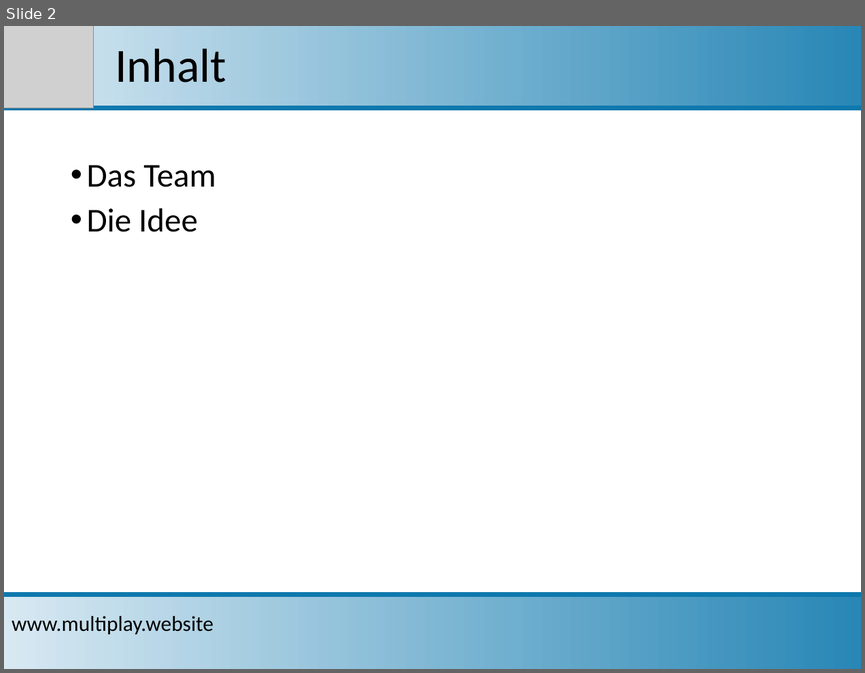
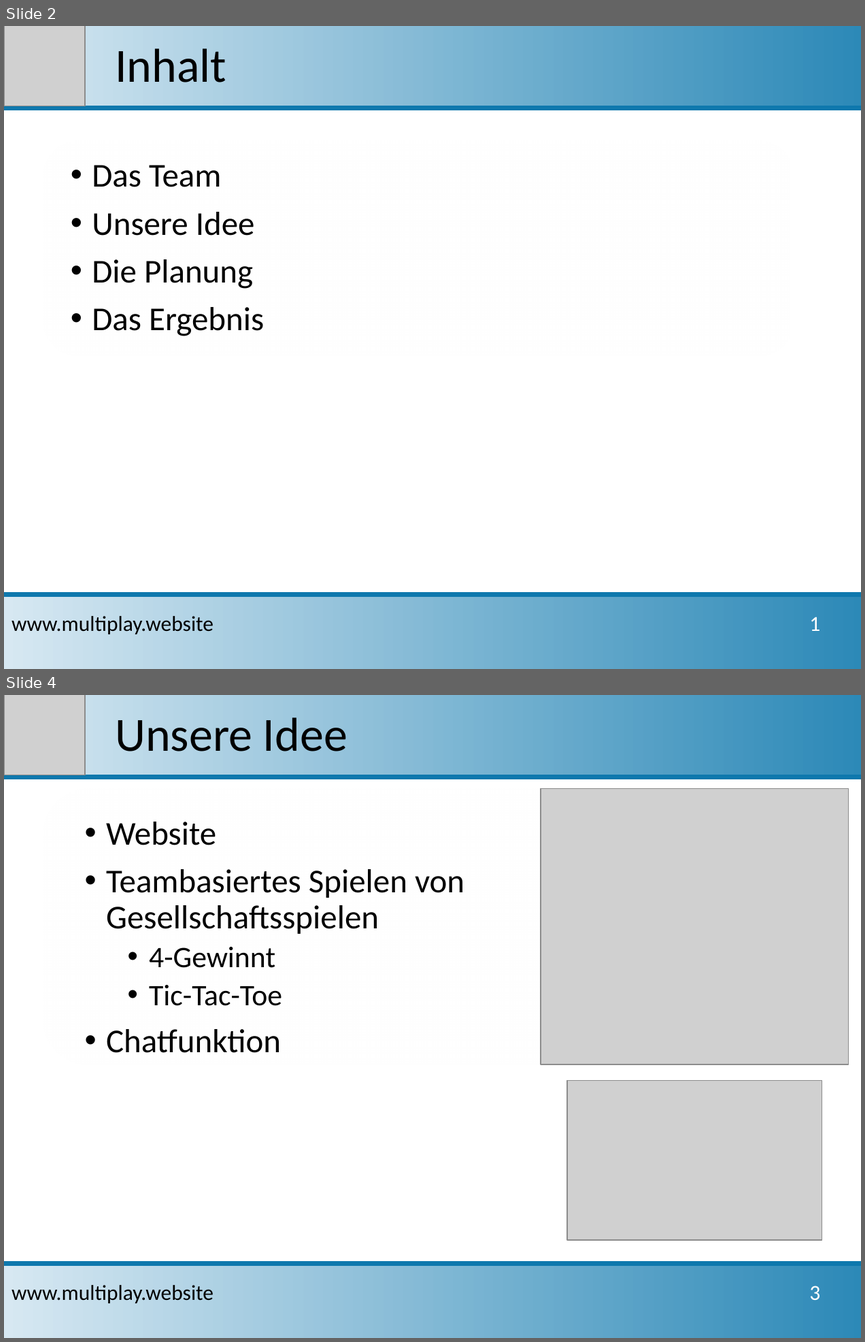
Before and after one commit to sbrinnich/MultiPlay, a slide deck: doc/Projektpraesentation_2016-11-30.pptx. Shown one above the other, each under a label of ours: slide 2 before the commit, slides 2 and 4 after it; the slides between them are not shown. The pictures are 865x673 and 865x1342 pixels, drawn with LibreOffice and Linux fonts; fonts in the diff are those of the drawing; grey boxes stand for pictures; background and template pictures are left out. Boxes give left, top, right and bottom in pixels: in the first picture for what was removed or moved away, otherwise in the second. Text is boxed around its words. In the diff, an @@ line names an element or a change of style, - is before the commit and + after.

```diff
--- a/doc/Projektpraesentation_2016-11-30.pptx
+++ b/doc/Projektpraesentation_2016-11-30.pptx
@@ slide 4 added at (4,695,861,1338), background #FFFFFF @@
@@ rectangle added at (4,695,861,777), fill gradient #F7FAFD to #0E78AD, outline #0E78AD 4 pt @@
@@ picture added at (4,695,84,775) @@
@@ title added at (115,717,347,751), 40 pt, text #000000 @@
+Unsere Idee
@@ rounded rectangle added at (43,788,794,1064), fill gradient #FFFFFF @@
@@ picture added at (541,788,848,1064) @@
@@ text added at (106,821,464,1053), 28 pt, text #000000 @@
+• Website
+• Teambasiertes Spielen von
+  Gesellschaftsspielen
+  • 4-Gewinnt
+  • Tic-Tac-Toe
+• Chatfunktion
@@ picture added at (567,1081,822,1240) @@
@@ rectangle added at (4,1263,861,1338), fill gradient #F7FAFD to #0E78AD, outline #0E78AD 4 pt @@
@@ text added at (11,1285,213,1303), 18 pt, text #000000 @@
+www.multiplay.website
@@ text added at (809,1285,820,1300), 18 pt, text #FFFFFF @@
+3
@@ slide 2 changed as well @@
@@ picture: place and size @@
-picture at (4,26,93,108)
+picture at (4,26,84,106)
@@ rounded rectangle added at (43,141,794,356), fill gradient #FFFFFF @@
@@ text at (92,165,221,187): indent changed; more space between paragraphs @@
@@ text at (92,212,264,336): text changed @@
-• Die Idee
+• Unsere Idee
+• Die Planung
+• Das Ergebnis
@@ text added at (809,616,820,631), 18 pt, text #FFFFFF @@
+1
```
Also in this commit, not shown: 3 other slides added, 2 other files.
